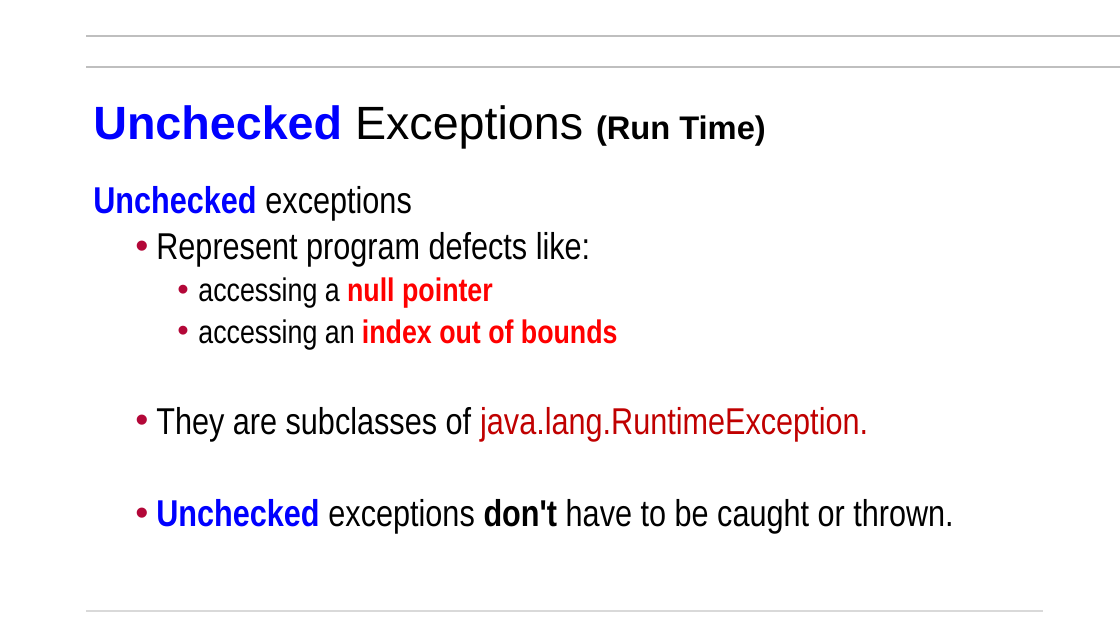
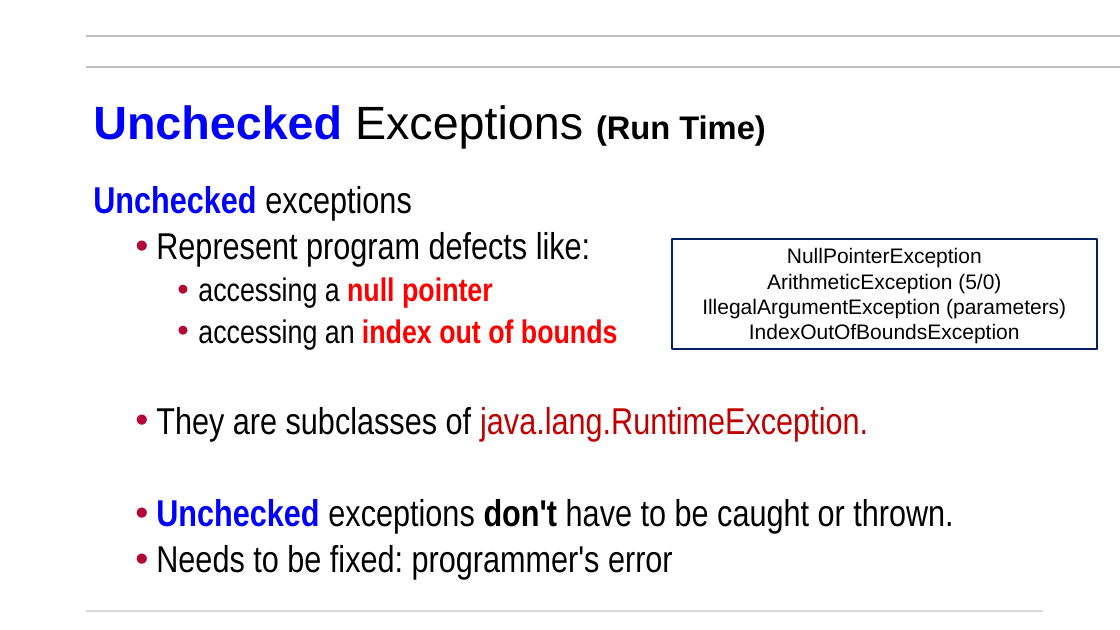
Before and after one commit to mikegrace2/CSEN160-Fall2026-Course-Website, a slide deck: slide 12 of lectures/Week04_Exceptions/1_Exceptions_V4.pptx. Drawn at 1120x630 pixels with LibreOffice and Linux fonts; fonts in the diff are those of the drawing; background and template pictures are left out. Boxes give left, top, right and bottom in pixels: in the first picture for what was removed or moved away, otherwise in the second. Text is boxed around its words. In the diff, an @@ line names an element or a change of style, - is before the commit and + after.

Commit message:
Update 1_Exceptions_V4.pptx
Added a bit more explanation

```diff
--- a/lectures/Week04_Exceptions/1_Exceptions_V4.pptx
+++ b/lectures/Week04_Exceptions/1_Exceptions_V4.pptx
@@ rectangle added at [672, 239, 1097, 349], outline #002060 1.5 pt, 18 pt, text #000000 @@
+NullPointerException
+ArithmeticException (5/0)
+IllegalArgumentException (parameters)
+IndexOutOfBoundsException
@@ text at [156, 545, 673, 579]: paragraph added @@
+  • Needs to be fixed: programmer's error
```
Also in this commit, not shown: 1 other slide changed.
